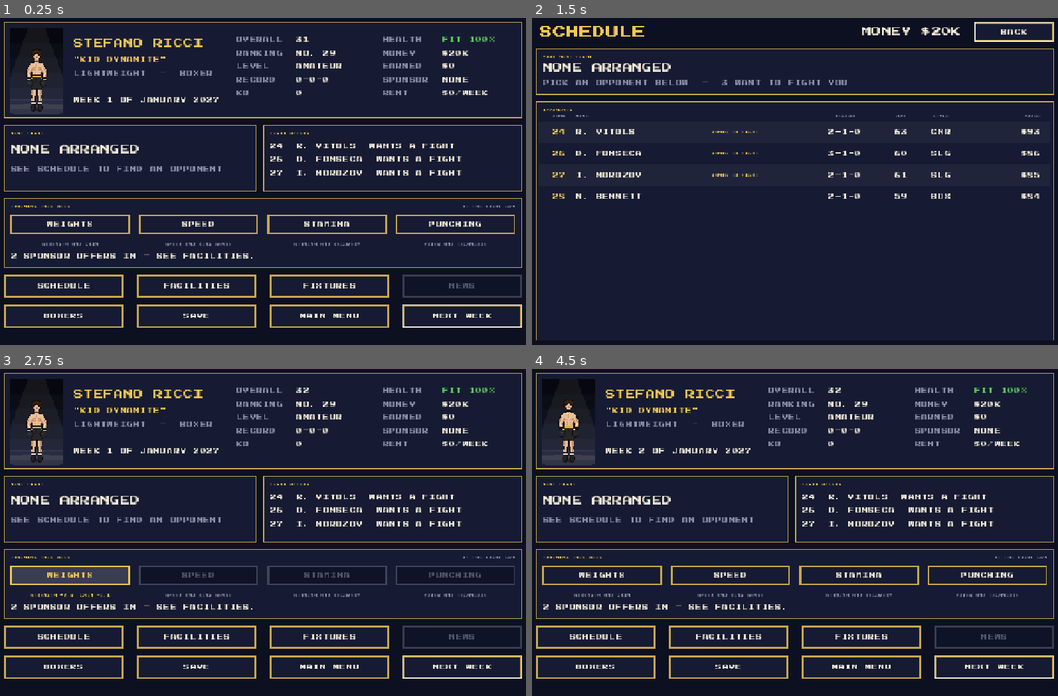
Above: before the commit, frames 1-4 (two rows, left to right).
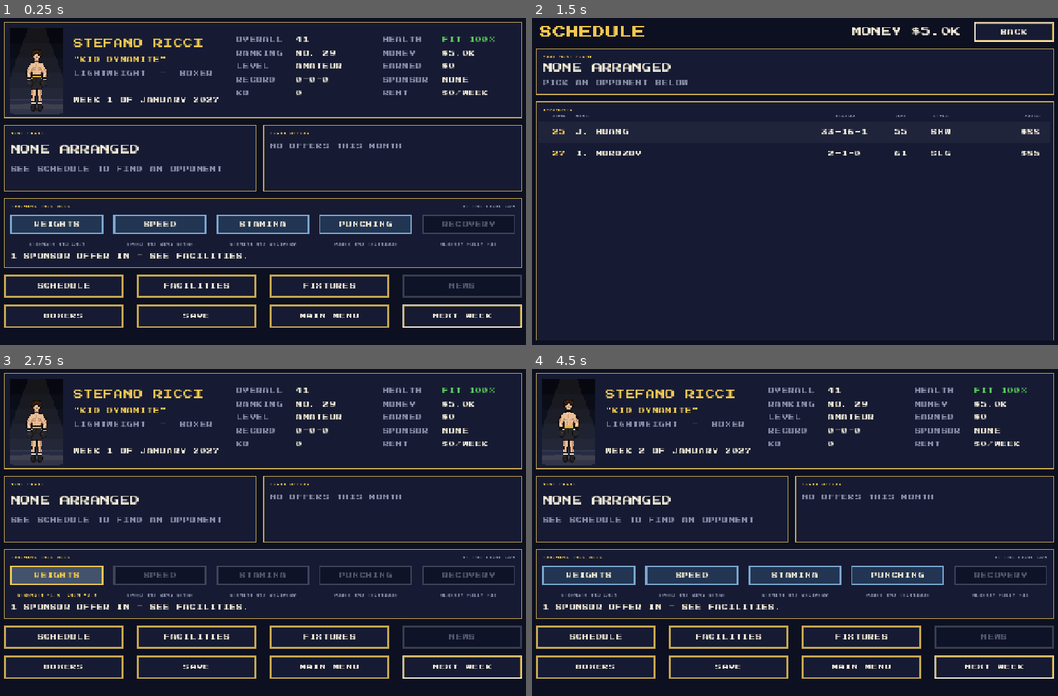
Above: after the commit, the same moments.

Repository: badgersoft/IBM27
Game: Godot game, scene res://scenes/career_home.tscn
The game is run twice, just before and just after one commit, with the same random seed, the same clock (stepped at 60 frames per second) and the same inputs. This scene is started directly instead of the project's main scene.
Inputs:
- Up to frame 1 (0.25 s): no input
- Up to frame 2 (1.5 s): click "WEIGHTS" at 0.5 s; click "SCHEDULE" at 1.25 s
- Up to frame 3 (2.75 s): click "BACK" at 2 s
- Up to frame 4 (4.5 s): click "FACILITIES" at 2.75 s; click "BACK" at 3.5 s; click "NEXT WEEK" at 4.25 s

The runs differ from the first frame. In frame 1, 6.1% of the frame differs, in the area x 1-98%, y 5-74%; in frame 2, 1.5%; in frame 3, 3.4%; in frame 4, 6.1%.

Commit message:
0.1.15: Tidy new boxer screen, fewer early offers, recovery training
New boxer: BOXER/SKILLS and NICKNAME/FROM boxes share heights and rows;
lists show whole rows only. Fight offers no longer pile up over the
warm-up (only some managers offer, at most two a month) and the men
around a new career's boxer are freed of later bookings. Training gets a
RECOVERY session and tinted buttons; offers read OFFERING A FIGHT in
columns. New boxers start at 35 per skill with 45 points and $5,000.

Co-Authored-By: Claude Opus 5.5 <noreply@anthropic.com>
Claude-Session: https://claude.ai/code/session_01PF6KKrB4uHprcLjw7ppdzy

Diff:
--- a/project.godot
+++ b/project.godot
@@ -12,7 +12,7 @@
 
 config/name="International Boxing Manager 2027"
 config/description="An ode to 1985's Barry McGuigan World Championship Boxing. By Badger-soft."
-config/version="0.1.14"
+config/version="0.1.15"
 run/main_scene="res://scenes/main_menu.tscn"
 config/features=PackedStringArray("4.7", "GL Compatibility")
 boot_splash/bg_color=Color(0.051, 0.063, 0.125, 1)
--- a/scripts/autoload/game_state.gd
+++ b/scripts/autoload/game_state.gd
@@ -308,6 +308,7 @@
 	season.player_division = player.division
 	player_division = player.division
 	season.start()
+	season.free_players_rivals()
 	career = PlayerCareer.new(player)
 	career.begin(season)
 	career_path = ""
@@ -329,7 +330,9 @@
 
 ## A career screen opened straight from the command line (screenshots)
 ## needs a career: this makes one with a random boxer, a few points spent
-## so he looks the part. It isn't saved.
+## so he looks the part (--train=<0-4> has him train that session, and
+## --offers=<n> has the first n men he could fight offer him one). It isn't
+## saved.
 func ensure_career() -> void:
 	if career != null:
 		return
@@ -338,6 +341,10 @@
 		b.set(skill, b.get(skill) + 6)
 	b.nickname = "Kid Dynamite"
 	start_career(b, false)
+	if options.has("train"):
+		career.train(int(options["train"]))
+	for other in career.opponents(season).slice(0, int(options.get("offers", 0))):
+		career.requests.append(other.id)
 
 
 ## Saves the career to career_path. Returns true if it worked.
--- a/scripts/data/boxer_generator.gd
+++ b/scripts/data/boxer_generator.gd
@@ -55,7 +55,7 @@
 ## Share of managers from their boxer's own country.
 const HOME_MANAGER := 0.7
 ## A new career's boxer starts with this in every skill.
-const PLAYER_START_SKILL := 25
+const PLAYER_START_SKILL := 35
 ## Chance a new prospect already has a nickname.
 const PROSPECT_NICKNAME := 0.3
 
--- a/scripts/data/palette.gd
+++ b/scripts/data/palette.gd
@@ -104,6 +104,10 @@
 const UI_GOOD       := Color("58c85a")
 const UI_WARN       := Color("e8b030")
 const UI_BAD        := Color("e04848")
+## The career's training buttons: a light steel-blue tint, so they read
+## differently from the menu buttons.
+const UI_TRAIN        := Color("223552")
+const UI_TRAIN_BORDER := Color("7aa8d0")
 
 ## UI accent colour for a corner (0 = red, 1 = blue).
 static func corner_color(corner: int) -> Color:
--- a/scripts/ui/career_home.gd
+++ b/scripts/ui/career_home.gd
@@ -6,12 +6,13 @@
 ##   y  16  +-- header (1248 x 232) ------------------------------------------+
 ##          | portrait | NAME "NICK"                  OVERALL  RANKING  ...   |
 ##   y 264  +-- NEXT FIGHT (608 x 160) --+  +-- FIGHT OFFERS (624 x 160) -----+
-##   y 440  +-- TRAINING THIS WEEK (1248 x 168): four sessions -------------+
+##   y 440  +-- TRAINING THIS WEEK (1248 x 168): five sessions -------------+
 ##   y 624  [SCHEDULE] [FACILITIES] [FIXTURES] [NEWS]
 ##   y 696  [BOXERS]   [SAVE]       [MAIN MENU] [NEXT WEEK]
 ##
-## Training: one session a week (WEIGHTS, SPEED, STAMINA or PUNCHING); once
-## chosen, the others are greyed out until next week. NEXT WEEK pays the
+## Training: one session a week (WEIGHTS, SPEED, STAMINA, PUNCHING, or
+## RECOVERY to get his health back); once chosen, the others are greyed out
+## until next week. NEXT WEEK pays the
 ## rent and moves the calendar on; on the month's last week it goes to fight
 ## night (the Fixtures screen) instead.
 
@@ -30,10 +31,16 @@
 const DETAIL_LABEL_W := [144, 144]
 const DETAIL_ROW_Y := 40
 const DETAIL_ROW_H := 32
-## Training: four session buttons across the panel.
+## Training: five session buttons across the panel.
 const SESSION_Y := 40
-const SESSION_SIZE := Vector2(288, 72)
+const SESSION_SIZE := Vector2(224, 72)
+## Fight offers: up to three rows; columns at x for the rank (right-aligned
+## in OFFER_RANK_W), the name, and OFFERING A FIGHT.
 const MAX_OFFERS_SHOWN := 3
+const OFFER_ROW_Y := 40
+const OFFER_ROW_H := 32
+const OFFER_COLUMNS := [16, 80, 336]
+const OFFER_RANK_W := 48
 
 var _frame: Control
 var _career: PlayerCareer
@@ -159,19 +166,23 @@
 
 func _build_offers() -> void:
 	var panel := _panel(OFFERS, "FIGHT OFFERS")
-	# Three lines at most: offers, or two and "AND n MORE".
+	# Three lines at most: offers, or two and "AND n MORE". Columns: the
+	# rank (right-aligned), the name, then OFFERING A FIGHT.
 	var keen := _career.live_requests(_season)
 	var room := MAX_OFFERS_SHOWN if keen.size() <= MAX_OFFERS_SHOWN else MAX_OFFERS_SHOWN - 1
 	var shown := mini(keen.size(), room)
 	for i in shown:
 		var b := keen[i]
-		var text := "%s  %s  WANTS A FIGHT" % [_season.rankings_of(b).rank_label(b), _short(b)]
-		panel.add_child(UiTheme.place(UiTheme.label(text, UiTheme.BODY, Palette.UI_TEXT), PAD, 40 + i * 32, OFFERS.size.x - PAD * 2, UiTheme.ROW_H))
+		var y := OFFER_ROW_Y + i * OFFER_ROW_H
+		var rank := UiTheme.label(_season.rankings_of(b).rank_label(b), UiTheme.BODY, Palette.UI_GOLD, HORIZONTAL_ALIGNMENT_RIGHT)
+		panel.add_child(UiTheme.place(rank, OFFER_COLUMNS[0], y, OFFER_RANK_W, UiTheme.ROW_H))
+		panel.add_child(UiTheme.place(UiTheme.label(_short(b), UiTheme.BODY, Palette.UI_TEXT), OFFER_COLUMNS[1], y, OFFER_COLUMNS[2] - OFFER_COLUMNS[1] - 16, UiTheme.ROW_H))
+		panel.add_child(UiTheme.place(UiTheme.label("OFFERING A FIGHT", UiTheme.BODY, Palette.UI_TEXT_DIM), OFFER_COLUMNS[2], y, OFFERS.size.x - PAD - OFFER_COLUMNS[2], UiTheme.ROW_H))
 	if shown == 0:
-		panel.add_child(UiTheme.place(UiTheme.label("NO OFFERS THIS MONTH", UiTheme.BODY, Palette.UI_TEXT_DIM), PAD, 40, OFFERS.size.x - PAD * 2, UiTheme.ROW_H))
+		panel.add_child(UiTheme.place(UiTheme.label("NO OFFERS THIS MONTH", UiTheme.BODY, Palette.UI_TEXT_DIM), PAD, OFFER_ROW_Y, OFFERS.size.x - PAD * 2, UiTheme.ROW_H))
 	elif keen.size() > shown:
 		var more := "AND %d MORE - SEE SCHEDULE" % (keen.size() - shown)
-		panel.add_child(UiTheme.place(UiTheme.label(more, UiTheme.BODY, Palette.UI_TEXT_DIM), PAD, 40 + shown * 32, OFFERS.size.x - PAD * 2, UiTheme.ROW_H))
+		panel.add_child(UiTheme.place(UiTheme.label(more, UiTheme.BODY, Palette.UI_TEXT_DIM), OFFER_COLUMNS[1], OFFER_ROW_Y + shown * OFFER_ROW_H, OFFERS.size.x - PAD - OFFER_COLUMNS[1], UiTheme.ROW_H))
 
 
 func _build_training() -> void:
@@ -179,23 +190,32 @@
 	var gym: Dictionary = Facilities.TRAINING[_career.training_facility]
 	var at := "AT THE %s" % str(gym["name"]).to_upper()
 	panel.add_child(UiTheme.place(UiTheme.label(at, UiTheme.CAPTION, Palette.UI_TEXT_DIM, HORIZONTAL_ALIGNMENT_RIGHT), 400, CAPTION_Y, TRAINING.size.x - PAD - 400, UiTheme.CAPTION))
-	for i in Facilities.SESSIONS.size():
+	var count := Facilities.SESSIONS.size()
+	var gap := (TRAINING.size.x - PAD * 2 - SESSION_SIZE.x * count) / float(count - 1)
+	for i in count:
 		var s: Array = Facilities.SESSIONS[i]
-		var x := PAD + i * (SESSION_SIZE.x + (TRAINING.size.x - PAD * 2 - SESSION_SIZE.x * 4) / 3.0)
+		var x := PAD + i * (SESSION_SIZE.x + gap)
 		var b := Button.new()
 		b.text = s[0]
 		b.focus_mode = Control.FOCUS_ALL
 		UiTheme.place(b, x, SESSION_Y, SESSION_SIZE.x, SESSION_SIZE.y - 24)
+		# Tinted, so the sessions read differently from the menu below.
+		b.add_theme_stylebox_override("normal", UiTheme.box(Palette.UI_TRAIN, Palette.UI_TRAIN_BORDER, 4))
+		b.add_theme_stylebox_override("hover", UiTheme.box(Palette.UI_TRAIN.lightened(0.12), Palette.UI_GOLD, 4))
+		b.add_theme_stylebox_override("pressed", UiTheme.box(Palette.UI_TRAIN.darkened(0.2), Palette.UI_GOLD, 4))
 		b.disabled = _career.trained >= 0
+		var fit := i == Facilities.Session.RECOVERY and _career.boxer.condition >= 100.0
+		if fit:
+			b.disabled = true   # Nothing to recover.
 		if _career.trained == i:
 			# This week's choice stays lit.
 			b.disabled = false
-			b.add_theme_stylebox_override("normal", UiTheme.box(Palette.UI_PANEL.lightened(0.15), Palette.UI_GOLD, 4))
+			b.add_theme_stylebox_override("normal", UiTheme.box(Palette.UI_TRAIN.lightened(0.15), Palette.UI_GOLD, 4))
 			b.add_theme_color_override("font_color", Palette.UI_GOLD)
 			b.mouse_filter = Control.MOUSE_FILTER_IGNORE
 		b.pressed.connect(_train.bind(i))
 		panel.add_child(b)
-		var note: String = s[5]
+		var note: String = "ALREADY FULLY FIT" if fit else s[5]
 		if _career.trained == i:
 			note = _gains_text()
 		var caption := UiTheme.label(note, UiTheme.CAPTION, Palette.UI_GOLD if _career.trained == i else Palette.UI_TEXT_DIM, HORIZONTAL_ALIGNMENT_CENTER)
@@ -208,7 +228,10 @@
 func _gains_text() -> String:
 	var parts: Array[String] = []
 	for skill in _career.last_gains:
-		parts.append("%s +%.1f" % [str(skill).to_upper(), _career.last_gains[skill]])
+		if skill == "health":
+			parts.append("HEALTH +%d%%" % roundi(_career.last_gains[skill]))
+		else:
+			parts.append("%s +%.1f" % [str(skill).to_upper(), _career.last_gains[skill]])
 	return "  ".join(parts)
 
 
--- a/scripts/ui/new_boxer_screen.gd
+++ b/scripts/ui/new_boxer_screen.gd
@@ -8,22 +8,37 @@
 ##
 ## Layout (1280 x 800 frame):
 ##   y  16  NEW BOXER                          [START CAREER]  [BACK]
-##   y  80  +-portrait-+  +-- BOXER (448 x 368) --+  +-- SKILLS (432 x 320) --+
+##   y  80  +-portrait-+  +-- BOXER (448 x 368) --+  +-- SKILLS (432 x 368) --+
 ##          | 336 x 704|  | name, division, style, |  | six skills, - and +,   |
 ##          |          |  | skin, hair, trunks     |  | points left            |
-##          |          |  +-- NICKNAME -----------+  +-- FROM ----------------+
+##   y 464  |          |  +-- NICKNAME (x 320) --+  +-- FROM (x 320) --------+
 ##          |  OVERALL |  | ten to choose, or none |  | country list           |
 ##          |          |  |                        |  | city list              |
 ##   y 784  +----------+  +------------------------+  +------------------------+
+## The two columns share their rows: the skill rows line up with the BOXER
+## rows, and POINTS LEFT with TRUNKS.
 
 const FRAME_SIZE := Vector2(1280, 800)
 const PAD := 16
 const PORTRAIT := Rect2(16, 80, 336, 704)
 const BOXER := Rect2(368, 80, 448, 368)
 const NICKNAME := Rect2(368, 464, 448, 320)
-const SKILLS := Rect2(832, 80, 432, 320)
-const FROM := Rect2(832, 416, 432, 368)
+const SKILLS := Rect2(832, 80, 432, 368)
+const FROM := Rect2(832, 464, 432, 320)
 const CAPTION_Y := 10
+## Scrolling lists: a frame LIST_INSET bigger all round than the list,
+## which shows a whole number of LIST_ROW_H rows and clips the rest, so no
+## row is ever cut in half.
+const LIST_INSET := 8
+const LIST_ROW_H := 24
+## NICKNAME panel: ten rows shown (the eleventh choice scrolls), its frame
+## level with the country list's top and the city list's bottom.
+const NICKNAME_Y := 48
+const NICKNAME_ROWS := 10
+## FROM panel: the country and city lists, four rows each.
+const COUNTRY_Y := 48
+const CITY_Y := 192
+const PLACE_ROWS := 4
 
 # BOXER panel rows: label, then a text box or a < value > selector.
 const ROW_Y := 32
@@ -35,15 +50,15 @@
 const SWATCH := Vector2(96, 16)
 
 # SKILLS panel rows.
-const SKILL_ROW_Y := 32
-const SKILL_STEP := 40
+const SKILL_ROW_Y := ROW_Y
+const SKILL_STEP := ROW_STEP
 const SKILL_LABEL_W := 208
 const MINUS_X := 232
 const SKILL_VALUE_X := 280
 const SKILL_VALUE_W := 64
 const PLUS_X := 352
 const STEP_W := 40
-const POOL_Y := 280
+const POOL_Y := ROW_Y + 7 * ROW_STEP
 const MIN_SKILL := 10
 const MAX_SKILL := 65
 
@@ -146,9 +161,8 @@
 
 func _build_nickname() -> void:
 	var panel := _panel(NICKNAME, "NICKNAME")
-	_nicknames = ItemList.new()
+	_nicknames = _list(panel, NICKNAME_Y, NICKNAME.size.x, NICKNAME_ROWS)
 	_nicknames.text_overrun_behavior = TextServer.OVERRUN_TRIM_ELLIPSIS
-	panel.add_child(UiTheme.place(_nicknames, PAD, 32, NICKNAME.size.x - PAD * 2, NICKNAME.size.y - 32 - PAD))
 	_nicknames.item_selected.connect(func(i: int) -> void:
 		_boxer.nickname = "" if i >= _nickname_options.size() else _nickname_options[i].capitalize())
 	_new_nicknames()
@@ -177,13 +191,11 @@
 	var panel := _panel(FROM, "FROM")
 	var list_w := FROM.size.x - PAD * 2
 	panel.add_child(UiTheme.place(UiTheme.label("COUNTRY", UiTheme.CAPTION, Palette.UI_TEXT_DIM), PAD, 32, list_w, UiTheme.CAPTION))
-	panel.add_child(UiTheme.place(UiTheme.label("CITY", UiTheme.CAPTION, Palette.UI_TEXT_DIM), PAD, 200, list_w, UiTheme.CAPTION))
-	_countries = ItemList.new()
-	_cities = ItemList.new()
+	panel.add_child(UiTheme.place(UiTheme.label("CITY", UiTheme.CAPTION, Palette.UI_TEXT_DIM), PAD, CITY_Y - 16, list_w, UiTheme.CAPTION))
+	_countries = _list(panel, COUNTRY_Y, FROM.size.x, PLACE_ROWS)
+	_cities = _list(panel, CITY_Y, FROM.size.x, PLACE_ROWS)
 	for list in [_countries, _cities]:
 		list.text_overrun_behavior = TextServer.OVERRUN_TRIM_ELLIPSIS
-	panel.add_child(UiTheme.place(_countries, PAD, 48, list_w, 144))
-	panel.add_child(UiTheme.place(_cities, PAD, 216, list_w, FROM.size.y - 216 - PAD))
 	_country_data = _generator.countries()
 	var current := 0
 	for i in _country_data.size():
@@ -283,6 +295,7 @@
 			pick = i
 	_nicknames.add_item(NO_NICKNAME)
 	_nicknames.select(pick)
+	_nicknames.ensure_current_is_visible()
 	_boxer.nickname = "" if pick >= _nickname_options.size() else _nickname_options[pick].capitalize()
 
 
@@ -317,6 +330,20 @@
 # ============================================================================
 #  Helpers
 # ============================================================================
+
+## A scrolling list [param rows] rows tall in its own frame, the panel's
+## width less PAD each side, with its frame's top at [param y].
+func _list(panel: Control, y: float, panel_w: float, rows: int) -> ItemList:
+	var w := panel_w - PAD * 2
+	var h := rows * LIST_ROW_H
+	panel.add_child(UiTheme.panel(PAD, y, w, h + LIST_INSET * 2, Palette.UI_PANEL_DARK, Color(Palette.UI_TEXT_DIM, 0.6), 2))
+	var list := ItemList.new()
+	list.add_theme_stylebox_override("panel", StyleBoxEmpty.new())
+	list.add_theme_stylebox_override("focus", StyleBoxEmpty.new())
+	list.clip_contents = true
+	panel.add_child(UiTheme.place(list, PAD + LIST_INSET, y + LIST_INSET, w - LIST_INSET * 2, h))
+	return list
+
 
 func _panel(rect: Rect2, caption: String) -> Control:
 	var holder := Control.new()
--- a/scripts/ui/schedule_screen.gd
+++ b/scripts/ui/schedule_screen.gd
@@ -2,7 +2,7 @@
 ## The career's Schedule: arranging the boxer's next fight.
 ##
 ## The list is everyone he can fight right now (PlayerCareer.opponents): men
-## who have asked to fight him first (WANTS TO FIGHT), then the men ranked
+## who have asked to fight him first (OFFERING A FIGHT), then the men ranked
 ## no more than four places above him or six below in his division, all
 ## free. Choosing one offers him a purse: five figures, the usual purse in
 ## the middle with two lower and two higher either side. He needs half the
@@ -122,7 +122,9 @@
 	var f := _season.booking(_career.boxer)
 	var keen := _career.live_requests(_season).size()
 	var main := "NONE ARRANGED"
-	var sub := "PICK AN OPPONENT BELOW  -  %d WANT%s TO FIGHT YOU" % [keen, "S" if keen == 1 else ""]
+	var sub := "PICK AN OPPONENT BELOW"
+	if keen > 0:
+		sub += "  -  %d OFFERING A FIGHT" % keen
 	if f != null:
 		var other := f.opponent_of(_career.boxer)
 		main = "V %s  -  END OF %s" % [other.display_name().to_upper(), Season.date_text(f.month)]
@@ -171,7 +173,7 @@
 		UiTheme.place(row, 8, y, LIST.size.x - 16, ROW_H)
 		row.pressed.connect(_offer.bind(b))
 		panel.add_child(row)
-		var note := "WANTS TO FIGHT" if keen else ""
+		var note := "OFFERING A FIGHT" if keen else ""
 		if turned_down:
 			note = "TURNED YOU DOWN"
 		var dim := not usable
--- a/scripts/world/facilities.gd
+++ b/scripts/world/facilities.gd
@@ -10,7 +10,7 @@
 ## when the week ends.
 
 enum Kind { TRAINING, RECOVERY }
-enum Session { WEIGHTS, SPEED, STAMINA, PUNCHING }
+enum Session { WEIGHTS, SPEED, STAMINA, PUNCHING, RECOVERY }
 
 const TRAINING: Array = [
 	{"name": "Local Gym",           "cost": 0,     "boost": 1.0, "blurb": "A heavy bag, a rope and a mirror."},
@@ -27,13 +27,15 @@
 	{"name": "Elite Medical Institute", "cost": 40000, "boost": 3.0, "blurb": "The best doctors money can buy."},
 ]
 
-## The four kinds of session: [name, main skill, its share, second skill,
-## its share, what it is shown as doing].
+## The kinds of session: [name, main skill, its share, second skill, its
+## share, what it is shown as doing]. RECOVERY trains nothing: it is a week
+## of rest and treatment that brings his health back (REST_RECOVERY).
 const SESSIONS: Array = [
 	["WEIGHTS",  "strength", 1.0, "chin",         0.5, "STRENGTH AND CHIN"],
 	["SPEED",    "speed",    1.0, "intelligence", 0.4, "SPEED AND RING SENSE"],
 	["STAMINA",  "stamina",  1.0, "recovery",     0.5, "STAMINA AND RECOVERY"],
 	["PUNCHING", "power",    1.0, "intelligence", 0.4, "POWER AND TECHNIQUE"],
+	["RECOVERY", "",         0.0, "",             0.0, "HEALTH AND ENERGY"],
 ]
 ## Skill points from one session at the Local Gym, for a skill of 50. Weak
 ## skills improve faster (CATCH_UP more per point under 50), strong ones
@@ -45,6 +47,8 @@
 ## his recovery skill.
 const RECOVERY_BASE := 6.0
 const RECOVERY_SKILL := 0.10
+## A RECOVERY session gets back this many weeks' worth on top.
+const REST_RECOVERY := 1.5
 
 
 static func list(kind: Kind) -> Array:
@@ -55,6 +59,8 @@
 ## facility [param gym]: {skill: points}.
 static func session_gains(b: BoxerData, session: int, gym: int) -> Dictionary:
 	var s: Array = SESSIONS[session]
+	if session == Session.RECOVERY:
+		return {}
 	var boost: float = TRAINING[gym]["boost"]
 	var youth := clampf(1.3 - (b.age - 20) * 0.03, 0.6, 1.3)
 	var out := {}
@@ -85,6 +91,11 @@
 	return (RECOVERY_BASE + b.recovery * RECOVERY_SKILL) * float(RECOVERY[spa]["boost"])
 
 
+## The extra condition a RECOVERY session gives [param b] at [param spa].
+static func rest(b: BoxerData, spa: int) -> float:
+	return weekly_recovery(b, spa) * REST_RECOVERY
+
+
 ## "FIT", "BRUISED", "HURT" or "INJURED" for a condition.
 static func condition_text(condition: float) -> String:
 	if condition >= 95.0:
--- a/scripts/world/matchmaker.gd
+++ b/scripts/world/matchmaker.gd
@@ -55,6 +55,11 @@
 const MONEY_SECOND_CHOICE := 0.25
 const DEFENCE_DUE := 9
 const VOLUNTARY_DEFENCE := 0.6
+## A manager whose pick is the player's boxer keeps his man free for him,
+## but offers the fight only this often, and no more than
+## MAX_PLAYER_REQUESTS offer in a month.
+const PLAYER_ASK := 0.35
+const MAX_PLAYER_REQUESTS := 2
 ## Tries before a boxer gives up for the month (other managers refusing).
 const OFFERS := 3
 
@@ -184,9 +189,11 @@
 			return null
 		var pick := _choose(b, options)
 		if pick.is_player:
-			# The player decides his own fights: this manager asks him, and
-			# his man waits for an answer.
-			if not _season.player_requests.has(b.id):
+			# The player decides his own fights: his man stays free this
+			# month so the player can approach him, and now and then his
+			# manager makes the first move and offers the fight.
+			if _season.player_requests.size() < MAX_PLAYER_REQUESTS and _rng.randf() < PLAYER_ASK \
+					and not _season.player_requests.has(b.id):
 				_season.player_requests.append(b.id)
 			return null
 		if _accepts(pick, b, month):
--- a/scripts/world/player_career.gd
+++ b/scripts/world/player_career.gd
@@ -17,8 +17,8 @@
 ## anyone else may need a bigger purse to be tempted. One fight at a time;
 ## calling one off costs FORFEIT of the purse.
 
-const START_MONEY := 20000
-const START_POOL := 40
+const START_MONEY := 5000
+const START_POOL := 45
 const WEEKS_PER_MONTH := 4
 ## The purse offers, as a share of the usual purse for the fight, and how
 ## much each sways an unsure opponent.
@@ -92,7 +92,14 @@
 func train(session: int) -> void:
 	if trained >= 0:
 		return
+	if session == Facilities.Session.RECOVERY and boxer.condition >= 100.0:
+		return   # Nothing to recover.
 	trained = session
+	if session == Facilities.Session.RECOVERY:
+		var before := boxer.condition
+		boxer.condition = minf(boxer.condition + Facilities.rest(boxer, recovery_facility), 100.0)
+		last_gains = {"health": boxer.condition - before}
+		return
 	last_gains = Facilities.train(boxer, session, training_facility)
 
 
@@ -184,7 +191,7 @@
 	# Few offers for an unknown; more, and from bigger names, as he rises.
 	var count := 0
 	for i in MAX_SPONSOR_OFFERS:
-		if _rng.randf() < 0.25 + value * 0.6:
+		if _rng.randf() < 0.12 + value * 0.7:
 			count += 1
 	var top_tier := clampi(floori(value * 4.0), 0, 3)
 	var names: Array = data["sponsors"]
--- a/scripts/world/season.gd
+++ b/scripts/world/season.gd
@@ -79,6 +79,7 @@
 		for b in table.boxers:
 			b.last_fight_month = first - _rng.randi_range(START_LAST_FIGHT.x, START_LAST_FIGHT.y)
 	for m in range(first, 1):
+		player_requests.clear()   # Only January's requests are still open.
 		_matchmaker.arrange(m)
 		# Fights before January count as fought (results are not made up).
 		for f in fixtures.duplicate():
@@ -161,6 +162,19 @@
 ## Takes an arranged fight off the calendar (the player called it off).
 func cancel_fixture(f: Fixture) -> void:
 	fixtures.erase(f)
+
+
+## A new career: the warm-up has booked most of the men around the player's
+## boxer for months ahead, so he would have nobody to fight. Their fights
+## after this month are called off (their managers wait to see the new
+## man), leaving them free; this month's fights still go ahead.
+func free_players_rivals() -> void:
+	var table := rankings_of(player)
+	var i := table.index_of(player)
+	for j in range(maxi(i - Matchmaker.ABOVE, 0), mini(i + Matchmaker.BELOW, table.size() - 1) + 1):
+		var f := booking(table.boxers[j])
+		if f != null and f.month > month and not f.title:
+			cancel_fixture(f)
 
 
 func has_vacant_title_fight(division: int) -> bool:
Binary file changed: docs/screenshots/career_home.png
Binary file changed: docs/screenshots/facilities.png
Binary file changed: docs/screenshots/facilities_sponsors.png
Binary file changed: docs/screenshots/main_menu.png
Binary file changed: docs/screenshots/new_boxer.png
Binary file changed: docs/screenshots/schedule.png
Binary file changed: docs/screenshots/schedule_offer.png
Not shown, changed: CHANGELOG.md
Not shown, changed: README.md
